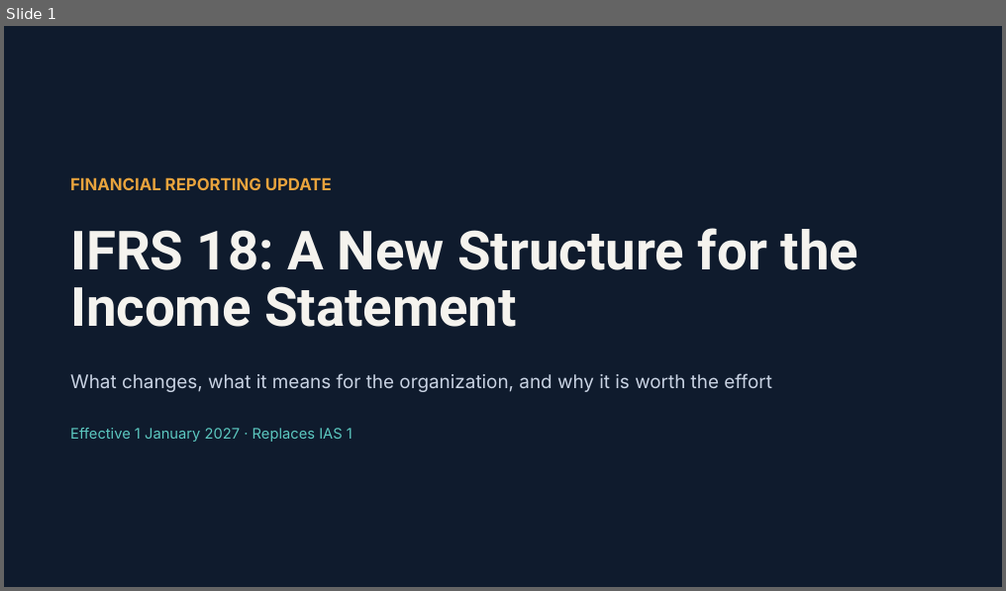
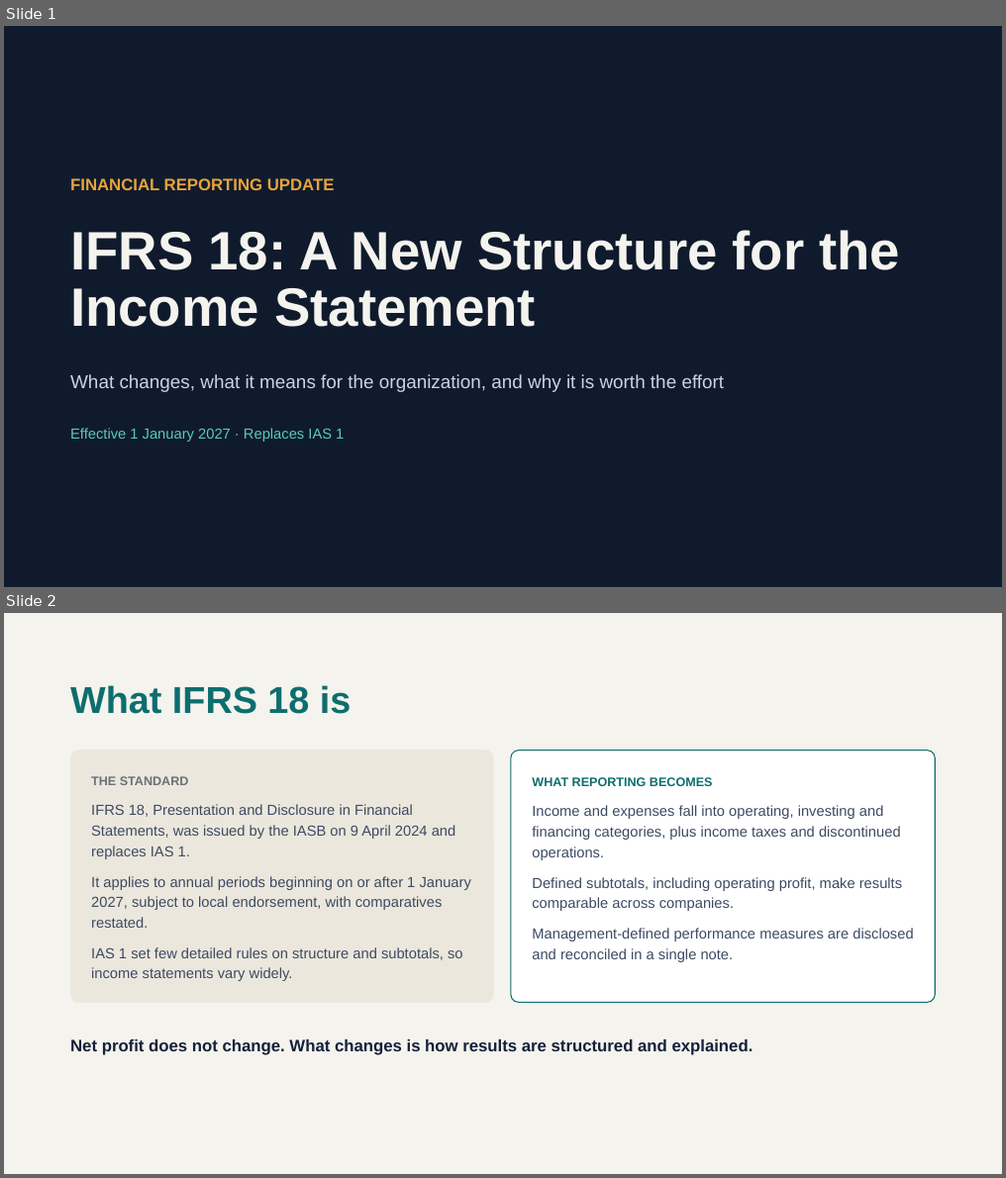
Before and after one commit to arbazm226/arbaz-portfolio, a slide deck: public/Documents/IFRS-18-Changes-Impact-and-Benefits.pptx. Shown one above the other, each under a label of ours: slide 1 before the commit, slides 1 and 2 after it. The pictures are 1006x591 and 1006x1178 pixels, drawn with LibreOffice and Linux fonts; fonts in the diff are those of the drawing. Boxes give left, top, right and bottom in pixels: in the first picture for what was removed or moved away, otherwise in the second. Text is boxed around its words. In the diff, an @@ line names an element or a change of style, - is before the commit and + after.

Commit message:
Update IFRS 18 presentation

```diff
--- a/public/Documents/IFRS-18-Changes-Impact-and-Benefits.pptx
+++ b/public/Documents/IFRS-18-Changes-Impact-and-Benefits.pptx
@@ slide 2 added at [4,613,1002,1174], background #F5F3EE @@
@@ title added at [70,685,350,714], 36 pt, text #0D6E6E, bold @@
+What IFRS 18 is
@@ rounded rectangle added at [70,750,494,1003], fill #EBE7DC @@
@@ rounded rectangle added at [511,750,936,1002], fill #FFFFFF, outline #0D6E6E 1 pt @@
@@ text added at [91,776,189,785], 12 pt, text #6A7179, bold @@
+THE STANDARD
@@ text added at [532,777,713,786], 12 pt, text #0D6E6E, bold @@
+WHAT REPORTING BECOMES
@@ text added at [91,804,456,860], 14 pt, text #3D4A63 @@
+IFRS 18, Presentation and Disclosure in Financial Statements, was issued by the IASB on 9 April 2024 and replaces IAS 1.
@@ text added at [532,805,901,861], 14 pt, text #3D4A63 @@
+Income and expenses fall into operating, investing and financing categories, plus income taxes and discontinued operations.
@@ text added at [91,876,471,928], 14 pt, text #3D4A63 @@
+It applies to annual periods beginning on or after 1 January 2027, subject to local endorsement, with comparatives restated.
@@ text added at [532,877,902,911], 14 pt, text #3D4A63 @@
+Defined subtotals, including operating profit, make results comparable across companies.
@@ text added at [532,928,913,962], 14 pt, text #3D4A63 @@
+Management-defined performance measures are disclosed and reconciled in a single note.
@@ text added at [91,948,463,981], 14 pt, text #3D4A63 @@
+IAS 1 set few detailed rules on structure and subtotals, so income statements vary widely.
@@ text added at [70,1040,753,1056], 16 pt, text #14213A, bold @@
+Net profit does not change. What changes is how results are structured and explained.
@@ slide 1 changed as well @@
@@ title "IFRS 18: A New Structure ..." at [70,230,900,327]: font Roboto to Arial @@
@@ font Inter to Arial in 3 elements at [70,178,335,190], [70,374,725,392], [70,428,344,442] @@
```
Also in this commit, not shown: 3 other slides changed, 8 other slides added, 2 slides removed.
